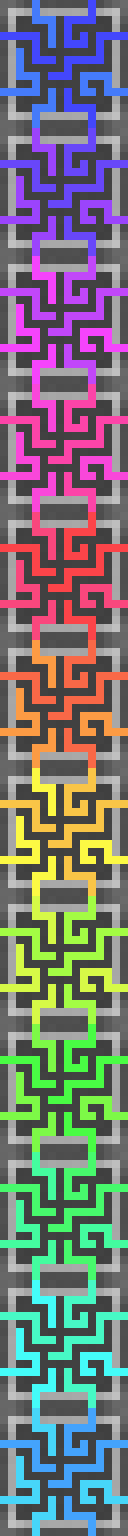
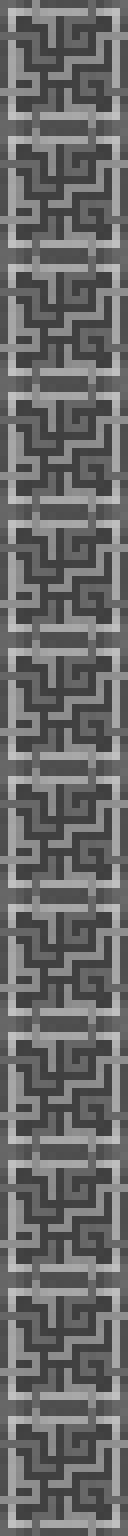
Layers edited between the first and the second 128 × 1536 image:
renamed "Group 1" to "_powered", hid the group it (5 layers) over (0, 0, 128, 1536)
hid "Layer 1 copy 7" over (0, 0, 128, 1536)
moved "controller copy 6" out of group "Group 1" over (0, 0, 128, 1536)
